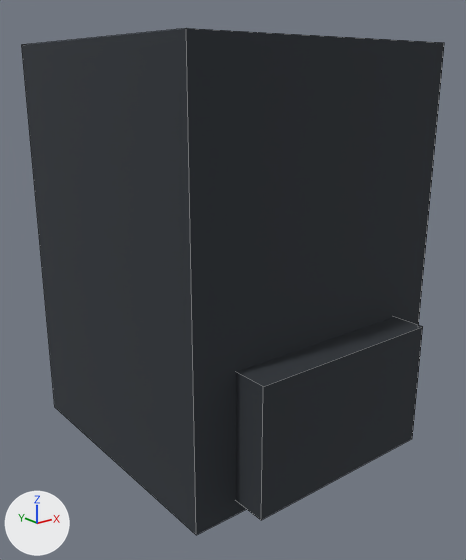
The FBX model assets/3d/export/inf_brute_upper_leg.fbx as it was, and as the next commit left it.
The view is the same before and after, from a 50 mm camera at (-1.385, -1.766, 0.574) aimed at (-0.027, -0.068, -0.105). Every picture has the same lights, and +X, +Y and +Z are marked at lower left. The first picture is the older version. Mesh edges are drawn as thin lines.

The first picture shows 'inf_brute_upper_leg'.
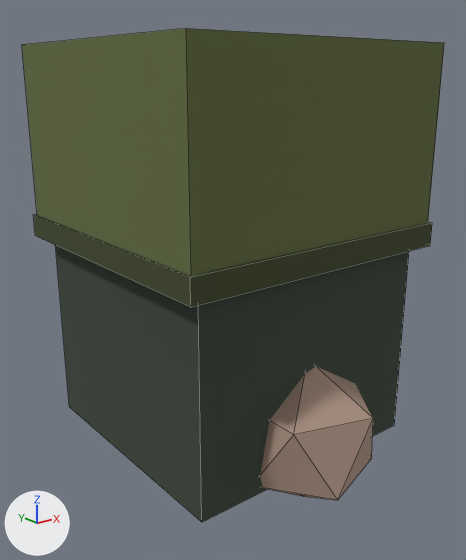
Pixel boxes (x1, y1, x2, y2) of what changed, in the pictures (466 x 560 px; the box of a moved part takes in the faces that stretch with it):
'inf_brute_upper_leg', reshaped: before (22, 28, 444, 535); after (22, 28, 444, 522)
part 1 of me_inf_brute_upper_leg, added: after (55, 245, 409, 522)
part 2 of me_inf_brute_upper_leg, added (brown): after (260, 367, 373, 500)
part 3 of me_inf_brute_upper_leg, moved or reshaped: before (22, 28, 444, 535); after (22, 28, 444, 307)

Patch to the scene script:
```diff
--- a/assets/3d/export/inf_brute_upper_leg.fbx.py
+++ b/assets/3d/export/inf_brute_upper_leg.fbx.py
@@ me_inf_brute_upper_leg @@
 # used by ob_inf_brute_upper_leg; location = (0.0, 0.0, 0.0)
-me_inf_brute_upper_leg.from_pydata(...)  # 16 vertices, 12 faces; spans x -0.495..0.495, y -0.6..0.485, z -0.68..0.68
+me_inf_brute_upper_leg.from_pydata(...)  # 36 vertices, 38 faces; spans x -0.505..0.505, y -0.641..0.495, z -0.81..0.68
+# me_inf_brute_upper_leg part 1: a new loose piece, a box spanning x -0.45..0.45, y -0.45..0.45, z -0.68..0.1, in mat_palette (picture img_palette_png)
+# me_inf_brute_upper_leg part 2: a new loose piece, an icosphere of 20 faces spanning x -0.233..0.233, y -0.641..-0.199, z -0.81..-0.29, in mat_palette (picture img_palette_png)
+# me_inf_brute_upper_leg part 3
+# 10 vertices are removed from x -0.495..0.495, y -0.6..0.485, z -0.68..-0.21
+# 11 faces are deleted
+# 2 vertices move from x -0.35..0.35, y -0.6, z -0.21 to x -0.505..0.505, y -0.495, z 0.1
+# 10 vertices are added at x -0.505..0.505, y -0.495..0.495, z 0.02..0.1
+# 11 new faces join them
 me_inf_brute_upper_leg.materials.append(mat_palette)
```
